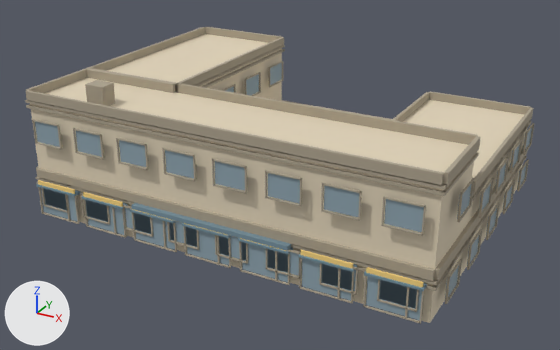
What one commit did to the glTF model public/buildings/commercial_4x3_court.glb.
Camera for both pictures: a 50 mm lens placed at (41.3, -37.9, 26.3), pointed at (15.1, 9.7, 2.5). The lights are fixed; the arrows at lower left show +X, +Y and +Z. The picture after the commit comes second. Vertices at exactly the same position are counted once.

The older version as bpy lines, for what is in view:
```python
mat_commercial_4x3_court_awning = principled_material('commercial_4x3_court_awning')
mat_commercial_4x3_court_awning.base_color = (0.18, 0.28, 0.34)  # greyish blue #76909e
mat_commercial_4x3_court_awning.roughness = 0.85
mat_commercial_4x3_court_sign = principled_material('commercial_4x3_court_sign')
mat_commercial_4x3_court_sign.base_color = (0.92, 0.66, 0.22)  # yellow #f6d481
mat_commercial_4x3_court_sign.roughness = 0.85
mat_commercial_4x3_court_trim = principled_material('commercial_4x3_court_trim')
mat_commercial_4x3_court_trim.base_color = (0.418, 0.363, 0.27)  # beige #ada28e
mat_commercial_4x3_court_trim.roughness = 0.85
mat_commercial_4x3_court_wall = principled_material('commercial_4x3_court_wall')
mat_commercial_4x3_court_wall.base_color = (0.76, 0.66, 0.49)  # beige #e2d4ba
mat_commercial_4x3_court_wall.roughness = 0.85
me_commercial_4x3_court_0 = bpy.data.meshes.new('commercial_4x3_court_0')
me_commercial_4x3_court_0.from_pydata(...)  # 3534 vertices, 5400 faces; spans x -0.6..31.1, y -0.8..23.1, z 0.0..10.5
# faces by material slot: [48, 900, 4272, 84, 96]
me_commercial_4x3_court_0.materials.append(mat_commercial_4x3_court_wall)  # beige #e2d4ba
me_commercial_4x3_court_0.materials.append(mat_commercial_4x3_court_glass)  # greyish blue #90a6b1
me_commercial_4x3_court_0.materials.append(mat_commercial_4x3_court_trim)  # beige #ada28e
me_commercial_4x3_court_0.materials.append(mat_commercial_4x3_court_sign)  # yellow #f6d481
me_commercial_4x3_court_0.materials.append(mat_commercial_4x3_court_awning)  # greyish blue #76909e
ob_commercial_4x3_court_0 = bpy.data.objects.new('commercial_4x3_court_0', me_commercial_4x3_court_0)
ob_commercial_4x3_court_0.location = (0.0, 0.0, 0.0)
```
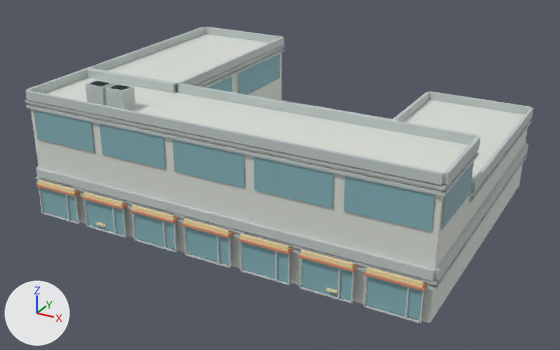
Pixel boxes [x1, y1, x2, y2] of what changed, in the pictures (560 x 350 px):
'commercial_4x3_court_0', recoloured, reshaped
    before: [25, 27, 534, 324]
    after: [25, 27, 533, 324]
part 1 of me_commercial_4x3_court_0, added
    after: [31, 109, 441, 197]
part 2 of me_commercial_4x3_court_0, added
    after: [105, 84, 136, 110]
part 3 of me_commercial_4x3_court_0, deleted
    before: [32, 61, 534, 312]
part 4 of me_commercial_4x3_court_0, reshaped
    before: [87, 197, 352, 269]
    after: [33, 54, 474, 269]

The change, as a diff of the scene's bpy script:
```diff
--- a/public/buildings/commercial_4x3_court.glb.py
+++ b/public/buildings/commercial_4x3_court.glb.py
@@ mat_commercial_4x3_court_wall @@
 mat_commercial_4x3_court_wall = principled_material('commercial_4x3_court_wall')
-mat_commercial_4x3_court_wall.base_color = (0.76, 0.66, 0.49)  # beige #e2d4ba
+mat_commercial_4x3_court_wall.base_color = (0.7, 0.73, 0.68)  # light grey #daded7
 mat_commercial_4x3_court_wall.roughness = 0.85
@@ mat_commercial_4x3_court_trim @@
 mat_commercial_4x3_court_trim = principled_material('commercial_4x3_court_trim')
-mat_commercial_4x3_court_trim.base_color = (0.418, 0.363, 0.27)  # beige #ada28e
+mat_commercial_4x3_court_trim.base_color = (0.53, 0.59, 0.58)  # light grey #c0cac8
 mat_commercial_4x3_court_trim.roughness = 0.85
@@ mat_commercial_4x3_court_sign @@
 mat_commercial_4x3_court_sign = principled_material('commercial_4x3_court_sign')
-mat_commercial_4x3_court_sign.base_color = (0.92, 0.66, 0.22)  # yellow #f6d481
+mat_commercial_4x3_court_sign.base_color = (0.87, 0.72, 0.38)  # beige #f0dda6
 mat_commercial_4x3_court_sign.roughness = 0.85
@@ mat_commercial_4x3_court_awning @@
 mat_commercial_4x3_court_awning = principled_material('commercial_4x3_court_awning')
-mat_commercial_4x3_court_awning.base_color = (0.18, 0.28, 0.34)  # greyish blue #76909e
+mat_commercial_4x3_court_awning.base_color = (0.66, 0.26, 0.15)  # beige #d48b6c
 mat_commercial_4x3_court_awning.roughness = 0.85
@@ me_commercial_4x3_court_0 @@
 # used by ob_commercial_4x3_court_0; location = (0.0, 0.0, 0.0)
-me_commercial_4x3_court_0.from_pydata(...)  # 3534 vertices, 5400 faces; spans x -0.6..31.1, y -0.8..23.1, z 0.0..10.5
+me_commercial_4x3_court_0.from_pydata(...)  # 956 vertices, 1456 faces; spans x -0.2..30.8, y -0.8..22.8, z 0.0..10.5
+# me_commercial_4x3_court_0 part 1: a new loose piece, a box spanning x 0.0..30.5, y -0.1..0.0, z 8.25..8.38, in mat_commercial_4x3_court_trim (light grey #c0cac8)
+# me_commercial_4x3_court_0 part 2: a new loose piece, a box spanning x 6.4..7.9, y 0.9..2.1, z 9.0..10.5, in mat_commercial_4x3_court_trim (light grey #c0cac8)
+# me_commercial_4x3_court_0 part 3: 338 loose pieces with 2704 vertices, spanning x -0.6..31.1, y -0.6..23.1, z 0.9..7.7, are deleted
+# me_commercial_4x3_court_0 part 4
+# 23 vertices are removed from x 8.3..22.2, y -0.6..6.9, z 2.7..6.0
+# 50 faces are deleted
+# 57 vertices are added at x -0.1..30.6, y -0.1..22.6, z 6.0..10.5
+# 36 new vertices lie (0.0, 0.0, 2.2) away from vertices in x -0.1..30.6, y -0.1..22.6, z 6.0
+# 24 new faces join them, mat_commercial_4x3_court_trim (light grey #c0cac8)
+# 40 new faces join them, mat_commercial_4x3_court_glass (cyan #86b3ba)
+# 14 new faces join them, mat_commercial_4x3_court_sign (beige #f0dda6)
+# other edits to the shape of me_commercial_4x3_court_0 do not show in these pictures
 me_commercial_4x3_court_0.materials.append(mat_commercial_4x3_court_wall)
```
